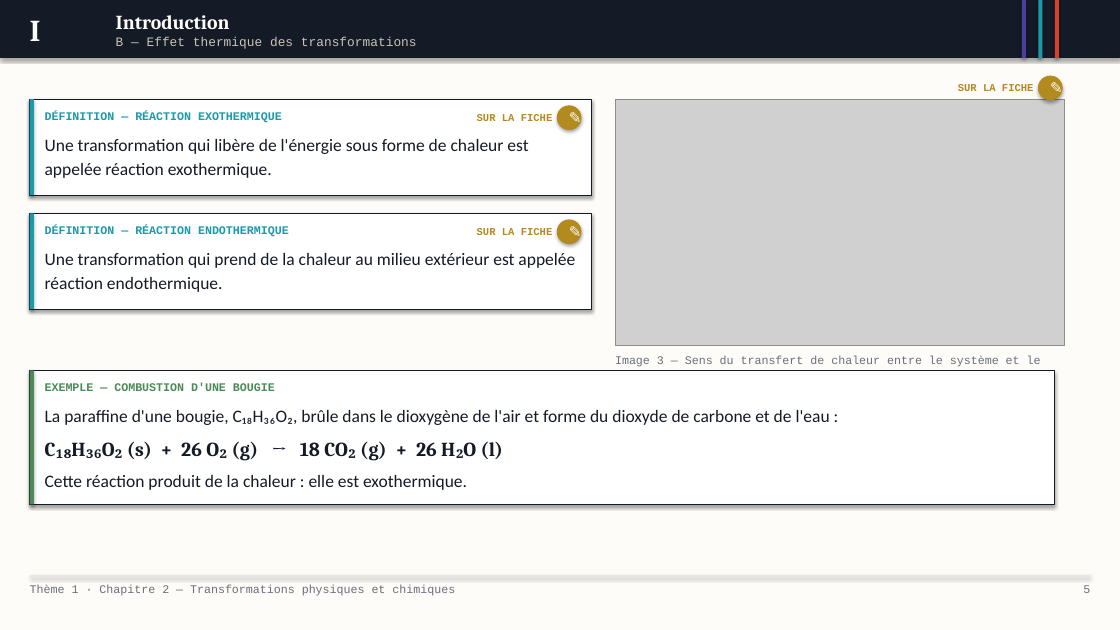
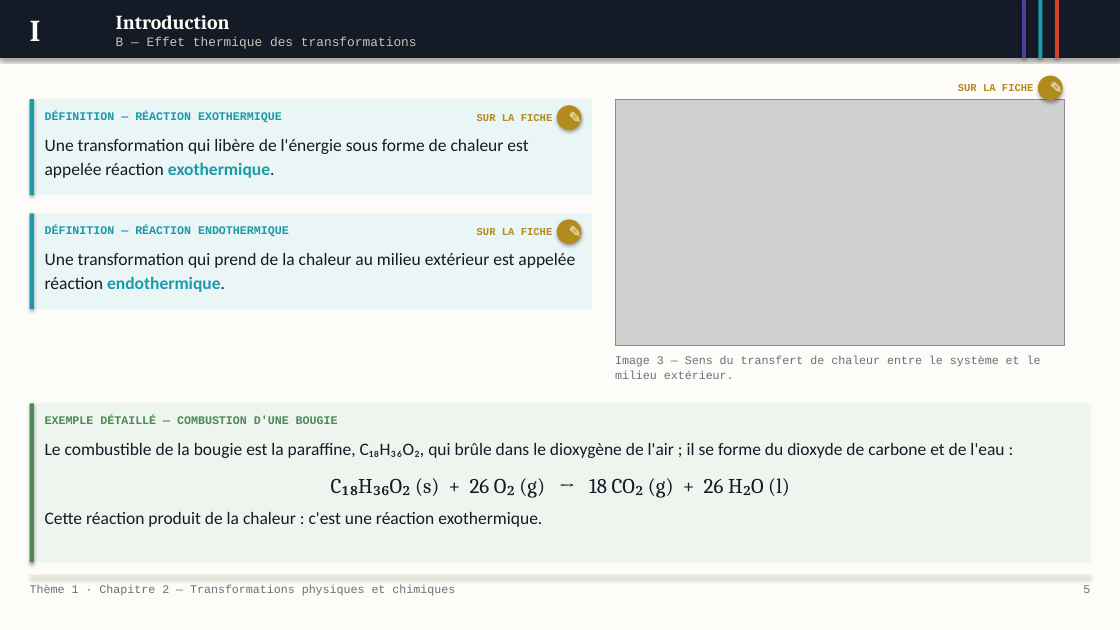
Before and after one commit to MVanHoorde/Site-Web-Portfolio, a slide deck: slide 5 of assets/pptx/pc/diaporama-2nde-t1c2.pptx. Drawn at 1120x630 pixels with LibreOffice and Linux fonts; fonts in the diff are those of the drawing; grey boxes stand for pictures. Boxes give left, top, right and bottom in pixels: in the first picture for what was removed or moved away, otherwise in the second. Text is boxed around its words. In the diff, an @@ line names an element or a change of style, - is before the commit and + after.

```diff
--- a/assets/pptx/pc/diaporama-2nde-t1c2.pptx
+++ b/assets/pptx/pc/diaporama-2nde-t1c2.pptx
@@ rectangle at (x1=29, y1=99, x2=592, y2=195): fill #FFFFFF to #EAF5F6; outline #141A26 0.75 pt to none; shadow off @@
@@ text "Une transformation qui libère de ..." at (x1=45, y1=139, x2=528, y2=178): text colour #141A26 to #1D9AAA, bold on in "exothermique." @@
@@ rectangle at (x1=29, y1=213, x2=592, y2=309): fill #FFFFFF to #EAF5F6; outline #141A26 0.75 pt to none; shadow off @@
@@ text "Une transformation qui prend de ..." at (x1=45, y1=253, x2=575, y2=292): text colour #141A26 to #1D9AAA, bold on in "endothermique." @@
@@ rectangle resized from (x1=29, y1=371, x2=34, y2=504) to (x1=29, y1=403, x2=34, y2=562) @@
@@ rectangle resized from (x1=29, y1=371, x2=1054, y2=504) to (x1=29, y1=403, x2=1091, y2=562) @@
@@ rectangle at (x1=29, y1=403, x2=1091, y2=562): fill #FFFFFF to #EEF5EF; outline #141A26 0.75 pt to none; shadow off @@
@@ text at (x1=45, y1=416, x2=338, y2=424): text changed @@
-EXEMPLE — COMBUSTION D'UNE BOUGIE
+EXEMPLE DÉTAILLÉ — COMBUSTION D'UNE BOUGIE
@@ text at (x1=45, y1=443, x2=1004, y2=458): text changed @@
-La paraffine d'une bougie, C₁₈H₃₆O₂, brûle dans le dioxygène de l'air et forme du dioxyde de carbone et de l'eau :
+Le combustible de la bougie est la paraffine, C₁₈H₃₆O₂, qui brûle dans le dioxygène de l'air ; il se forme du dioxyde de carbone et de l'eau :
@@ text "Le combustible de la bougie ..." moved from (x1=45, y1=410, x2=830, y2=490) to (x1=45, y1=443, x2=1004, y2=527) @@
@@ text at (x1=415, y1=478, x2=790, y2=498): size 17 to 18 pt, bold off in "C₁₈H₃₆O₂ (s) + 26 O₂ (g) → ..."; alignment left to centre; more space between paragraphs @@
@@ text at (x1=45, y1=512, x2=542, y2=527): text changed @@
-Cette réaction produit de la chaleur : elle est exothermique.
+Cette réaction produit de la chaleur : c'est une réaction exothermique.
```
Also in this commit, not shown: 15 other slides changed, 13 other files.
